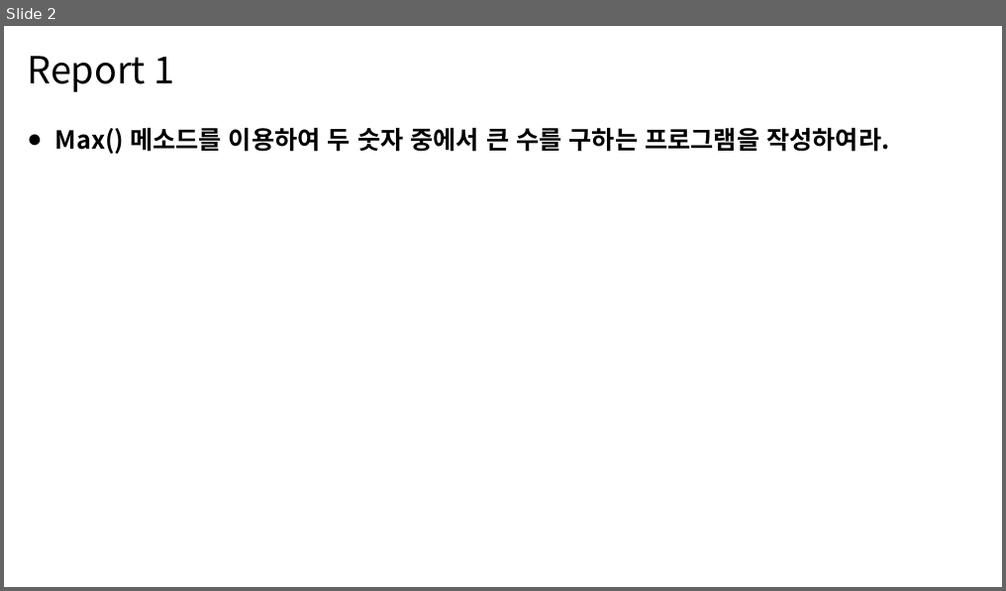
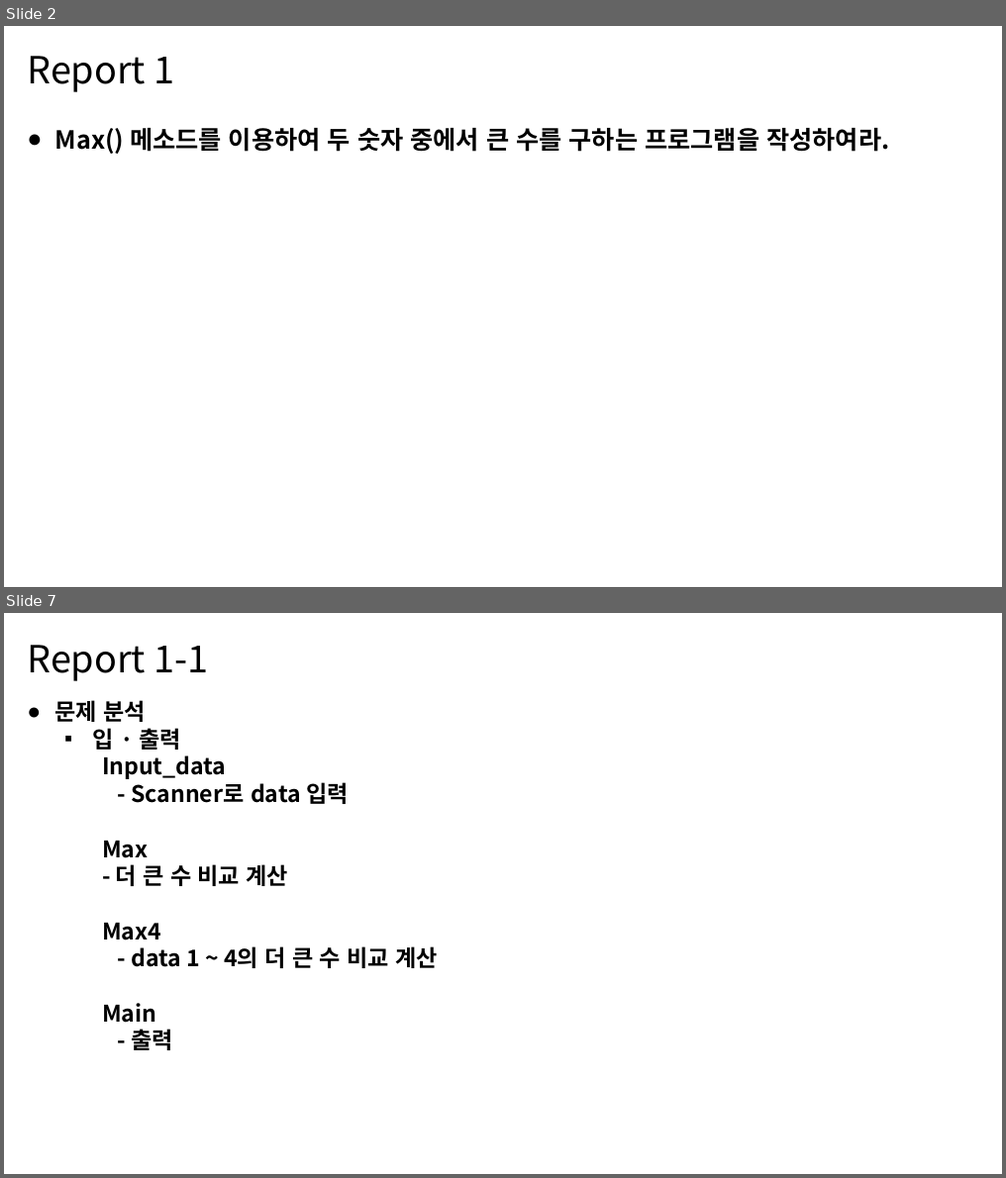
Before and after one commit to MDR-Evan/KBU-ProgrammingLanguageUtilization1, a slide deck: [과제]/[12주차]/12차-김진용-2301111.pptx. Shown one above the other, each under a label of ours: slide 2 before the commit, slides 2 and 7 after it; the slides between them are not shown. The pictures are 1006x591 and 1006x1178 pixels, drawn with LibreOffice and Linux fonts; fonts in the diff are those of the drawing. Boxes give left, top, right and bottom in pixels: in the first picture for what was removed or moved away, otherwise in the second. Text is boxed around its words. In the diff, an @@ line names an element or a change of style, - is before the commit and + after.

```diff
--- a/[과제]/[12주차]/12차-김진용-2301111.pptx
+++ b/[과제]/[12주차]/12차-김진용-2301111.pptx
@@ slide 7 added at box(4, 613, 1002, 1174), background #FFFFFF @@
@@ text added at box(27, 645, 209, 681), 36 pt, text #000000 @@
+Report 1-1
@@ text added at box(55, 700, 437, 1051), 22 pt, text #000000, bold @@
+● 문제 분석
+  ▪ 입 · 출력
+    Input_data
+    - Scanner로 data 입력
+    Max
+    - 더 큰 수 비교 계산
+    Max4
+    - data 1 ~ 4의 더 큰 수 비교 계산
+    Main
+    - 출력
```
Also in this commit, not shown: 3 slides changed, 11 other slides added, 6 slides removed, 2 other files.
